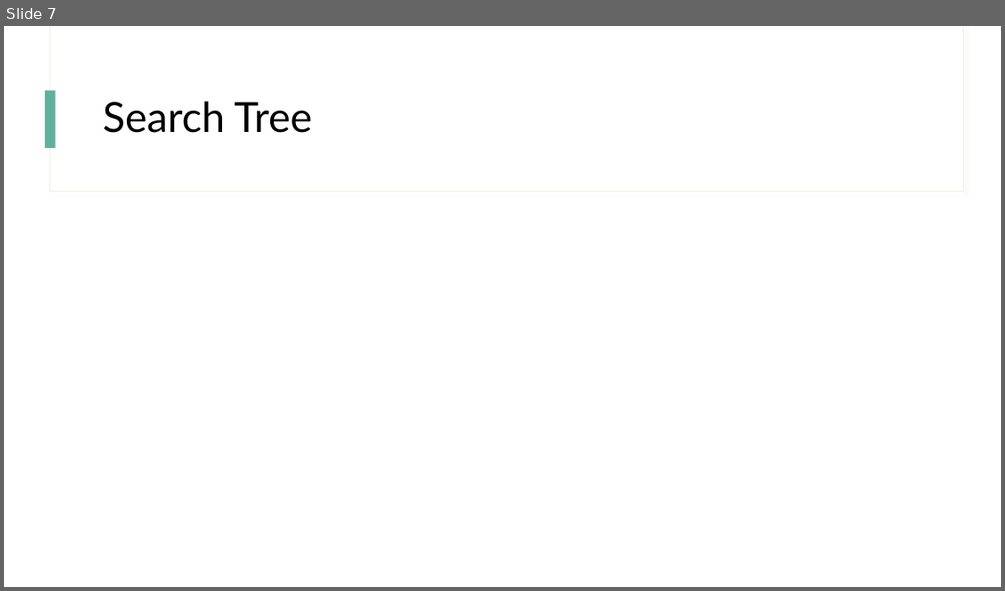
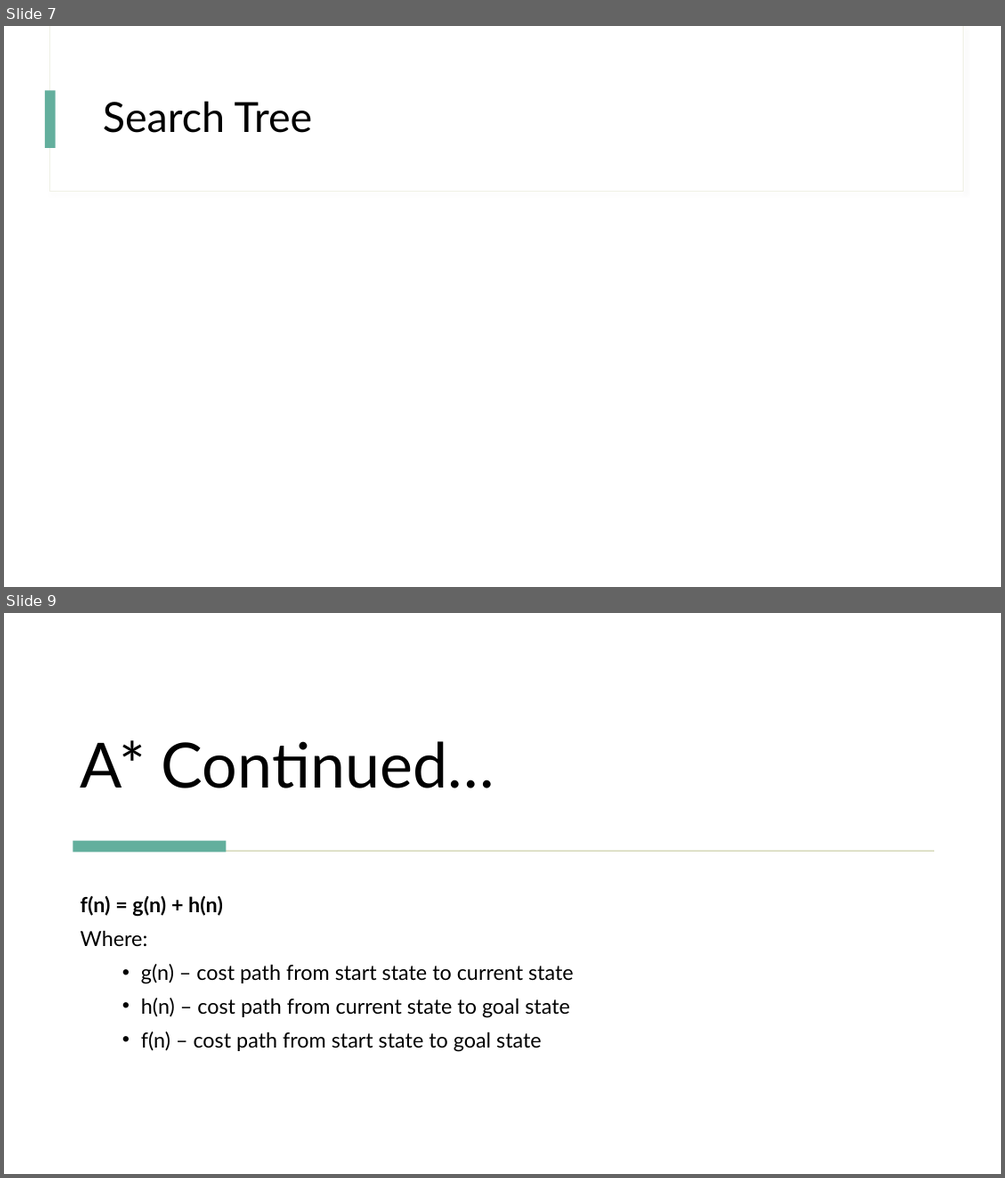
Before and after one commit to lauxpaux/Maze-Robotic-Path, a slide deck: AIAssignment2.pptx. Shown one above the other, each under a label of ours: slide 7 before the commit, slides 7 and 9 after it; the slides between them are not shown. The pictures are 1005x591 and 1005x1178 pixels, drawn with LibreOffice and Linux fonts; fonts in the diff are those of the drawing. Boxes give left, top, right and bottom in pixels: in the first picture for what was removed or moved away, otherwise in the second. Text is boxed around its words. In the diff, an @@ line names an element or a change of style, - is before the commit and + after.

```diff
--- a/AIAssignment2.pptx
+++ b/AIAssignment2.pptx
@@ slide 9 added at [4,613,1001,1174], background #FFFFFF; not listed: 2 template elements that a slide beside it also shows @@
@@ rectangle added at [4,613,1001,1174], fill #FFFFFF @@
@@ title added at [81,740,494,788], 60 pt, text #000000 @@
+A* Continued…
@@ rectangle added at [73,840,226,852], fill #63AF9D @@
@@ rectangle added at [75,850,934,852], fill #D8DBBD @@
@@ text added at [81,896,574,1052], 20 pt, text #000000 @@
+f(n) = g(n) + h(n)
+Where:
+  • g(n) – cost path from start state to current state
+  • h(n) – cost path from current state to goal state
+  • f(n) – cost path from start state to goal state
```
Also in this commit, not shown: 1 slide changed, 10 other slides added, 7 slides removed.
